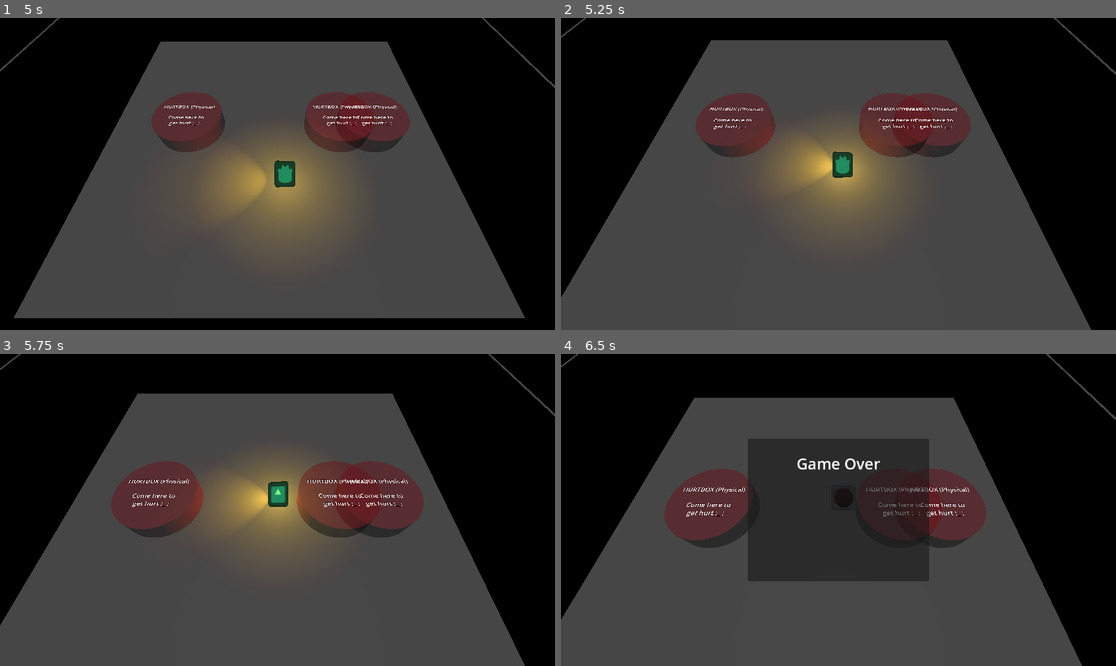
Above: before the commit, frames 1-4 (two rows, left to right).
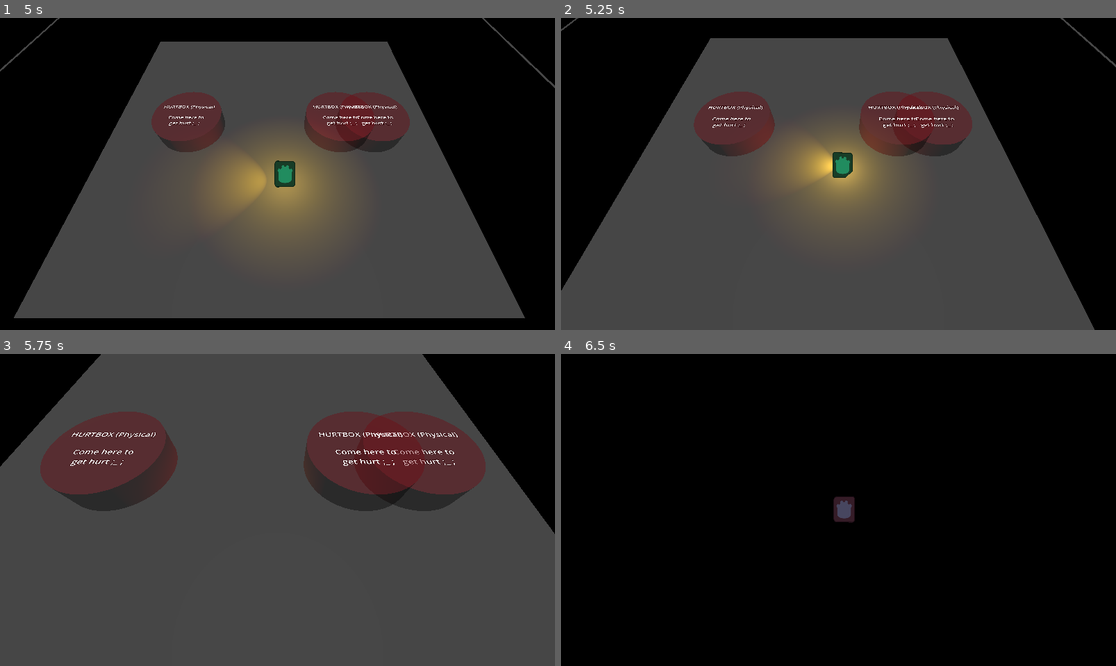
Above: after the commit, the same moments.

Repository: Rusty-Rat-Studios/dead-living-and-dying
Game: Godot game, scene res://test/2.1_player_hurtbox_collision_detection.tscn
Same seed, same stepped clock (60 frames per second), same inputs: the game is played once before the commit and once after it. This scene is started directly instead of the project's main scene. The engine's default icon, where the game draws it, is replaced by a stand-in: a white triangle on a blue panel in a dark square.
Inputs (mouse positions are in pixels of both pictures, inside the frame that each line leads up to):
- Up to frame 1 (5 s): tap Enter at 0.5 s; move the mouse to (249, 236) at 0.52 s; hold Up (ui_up) 0.53-2.03 s; tap E (interact) at 0.6, 2.1, 3.6 s; tap Keypad Enter (ui_accept) at 0.77, 1.52, 3.02, 3.5, 3.77, 4.25, 4.52 s; move the mouse to (444, 220) at 1.27 s; tap Tab at 1.35, 2.85, 4.35 s; move the mouse to (111, 127) at 2.02 s; hold Left (ui_left) 2.03-3.53 s; move the mouse to (305, 174) at 2.77 s; move the mouse to (194, 96) at 3.52 s; hold Down (ui_down) 3.53-4.28 s; move the mouse to (399, 158) at 4.27 s; hold Right (ui_right) from 4.28 s (still down)
- Up to frame 2 (5.25 s): move the mouse to (727, 189) at 5.02 s; release Right (ui_right) at 5.03 s; hold Up (ui_up) from 5.03 s (still down); tap E (interact) at 5.1 s
- Up to frame 3 (5.75 s): keep holding Up (ui_up)
- Up to frame 4 (6.5 s): move the mouse to (894, 441) at 5.77 s; release Up (ui_up) at 5.78 s; hold Right (ui_right) from 5.78 s (still down); tap Tab at 5.85 s; tap Keypad Enter (ui_accept) at 6.02 s

Frame 1 is identical in both runs. In frame 2, 2.4% of the frame differs, in the area x 0-100%, y 0-100%; in frame 3, 44%; in frame 4, 62%.

Commit message:
Refactor player hurtbox to enable/disable re dead state; code cleaup

Diff:
--- a/player/damage_detector.gd
+++ b/player/hurtbox.gd
@@ -10,6 +10,7 @@
 @onready var hit_cooldown_active: bool = false
 # used to toggle opacity while hit cooldown active
 @onready var hit_flash: bool = false
+@onready var collision_shape: CollisionShape3D = $CollisionShape3D
 @onready var sprite: AnimatedSprite3D = PlayerHandler.get_player().get_node("RotationOffset/AnimatedSprite3D")
 
 func _ready() -> void:
--- a/player/player.gd
+++ b/player/player.gd
@@ -11,6 +11,8 @@
 @onready var light_omni: OmniLight3D = $OmniLight3D
 @onready var light_spot: SpotLight3D = $SpotLight3D
 @onready var camera: Camera3D = $RotationOffset/Camera3D
+@onready var hurtbox: Area3D = $Hurtbox
+@onready var collision_shape: CollisionShape3D = $CollisionShape3D
 
 # store initial position to return to when calling reset()
 @onready var starting_position: Vector3 = position
@@ -30,7 +32,7 @@
 func reset() -> void:
 	# return to starting position and state
 	position = starting_position
-	$DamageDetector.reset()
+	hurtbox.reset()
 
 	state_machine.change_state(state_machine.starting_state)
 
@@ -69,7 +71,7 @@
 
 
 func take_damage(flash: bool = true) -> void:
-	$DamageDetector.activate_hit_cooldown(flash)
+	hurtbox.activate_hit_cooldown(flash)
 
 
 func _on_item_picked_up(item: Item) -> void:
--- a/player/player.tscn
+++ b/player/player.tscn
@@ -6,7 +6,7 @@
 [ext_resource type="Texture2D" uid="uid://cvadlfyuhhlsa" path="res://icon.svg" id="4_5bmh1"]
 [ext_resource type="Script" path="res://player/camera.gd" id="4_mmf56"]
 [ext_resource type="Script" path="res://player/spotlight.gd" id="5_nwynq"]
-[ext_resource type="Script" path="res://player/damage_detector.gd" id="6_ltudm"]
+[ext_resource type="Script" path="res://player/hurtbox.gd" id="6_ltudm"]
 
 [sub_resource type="SpriteFrames" id="SpriteFrames_bh504"]
 animations = [{
@@ -65,18 +65,18 @@
 [node name="JoystickTimer" type="Timer" parent="SpotLight3D"]
 wait_time = 0.05
 
-[node name="DamageDetector" type="Area3D" parent="."]
+[node name="Hurtbox" type="Area3D" parent="."]
 collision_layer = 0
 collision_mask = 4
 monitorable = false
 script = ExtResource("6_ltudm")
 
-[node name="CollisionShape3D" type="CollisionShape3D" parent="DamageDetector"]
+[node name="CollisionShape3D" type="CollisionShape3D" parent="Hurtbox"]
 shape = SubResource("CapsuleShape3D_3bb63")
 
-[node name="HitCooldown" type="Timer" parent="DamageDetector"]
+[node name="HitCooldown" type="Timer" parent="Hurtbox"]
 one_shot = true
 
-[node name="HitFlash" type="Timer" parent="DamageDetector"]
+[node name="HitFlash" type="Timer" parent="Hurtbox"]
 
 [node name="Inventory" type="Node" parent="."]
--- a/player/state_dead.gd
+++ b/player/state_dead.gd
@@ -18,6 +18,10 @@
 	if key_item:
 		key_item.drop()
 
+	parent.collision_layer = CollisionBit.PLAYER + CollisionBit.SPIRIT
+	parent.collision_mask = CollisionBit.WORLD + CollisionBit.SPIRIT
+	parent.hurtbox.collision_mask = CollisionBit.SPIRIT
+
 	move_to_shrine()
 
 
@@ -26,7 +30,7 @@
 	# change collision layers out of spirit plane into physical plane
 	parent.collision_layer = CollisionBit.PLAYER + CollisionBit.PHYSICAL
 	parent.collision_mask = CollisionBit.WORLD
-	parent.get_node("DamageDetector").collision_mask = CollisionBit.PHYSICAL
+	parent.hurtbox.collision_mask = CollisionBit.PHYSICAL
 
 	SignalBus.player_hurt.disconnect(_on_player_hurt)
 	SignalBus.player_revived.disconnect(_on_player_revived)
@@ -44,9 +48,8 @@
 	# temporarily deactivate player collision and hurtbox to ensure they
 	# don't interact with anything while tweening to shrine
 	# --- reactivate after reaching shrine
-	parent.get_node("DamageDetector").collision_mask = 0
-	parent.collision_layer = 0
-	parent.collision_mask = 0
+	parent.hurtbox.collision_shape.disabled = true
+	parent.collision_shape.disabled = true
 
 	# spawn player corpse at death location
 	parent.corpse.global_position = parent.global_position
@@ -69,18 +72,17 @@
 	tween.tween_property(parent, "global_position", target_shrine.global_position,
 		RESPAWN_TIME).set_trans(Tween.TRANS_CUBIC)
 
-  # wait for tween to finish before reactivating collision layers and camera
+	# wait for tween to finish before reactivating collision layers and camera
 	await Utility.delay(RESPAWN_TIME)
 
 	# re-enable camera lagging
 	parent.camera.enable()
-  # consume shrine (note: does not consume default shrine)
+	# consume shrine (note: does not consume default shrine)
 	target_shrine.consume()
 
 	# enable collision layers for spirit plane
-	parent.get_node("DamageDetector").collision_mask = CollisionBit.SPIRIT
-	parent.collision_layer = CollisionBit.PLAYER + CollisionBit.SPIRIT
-	parent.collision_mask = CollisionBit.WORLD + CollisionBit.SPIRIT
+	parent.hurtbox.collision_shape.disabled = false
+	parent.collision_shape.disabled = false
 
 
 func _on_player_hurt() -> void:
